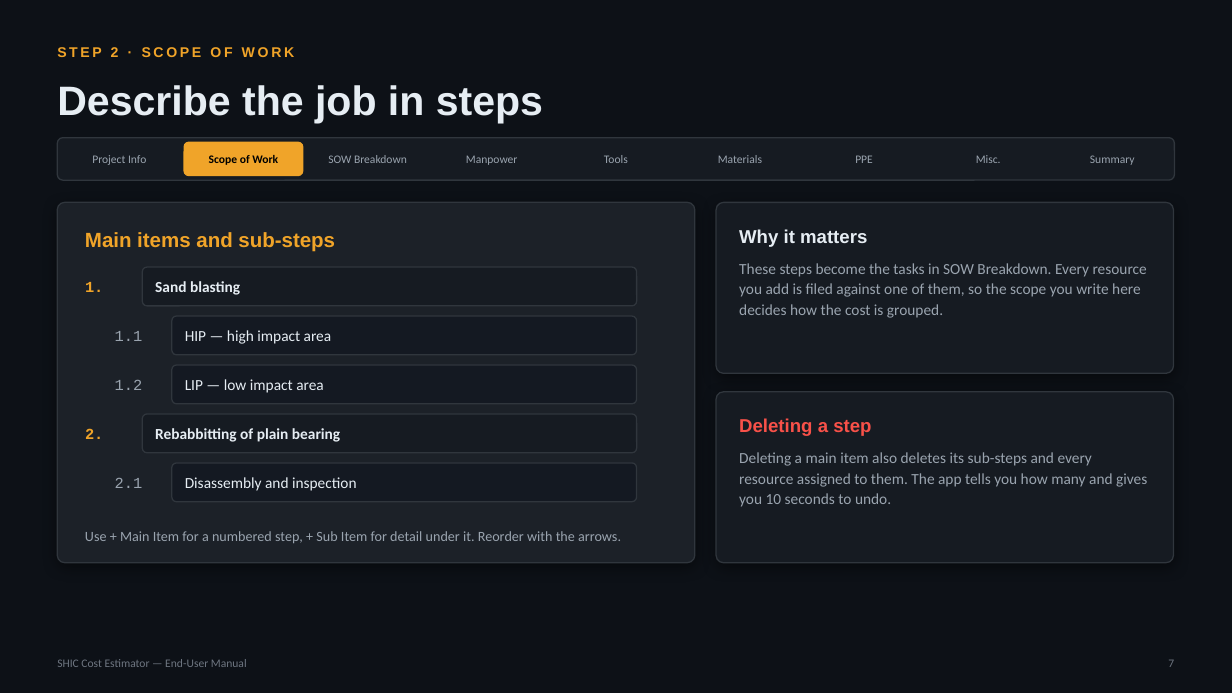
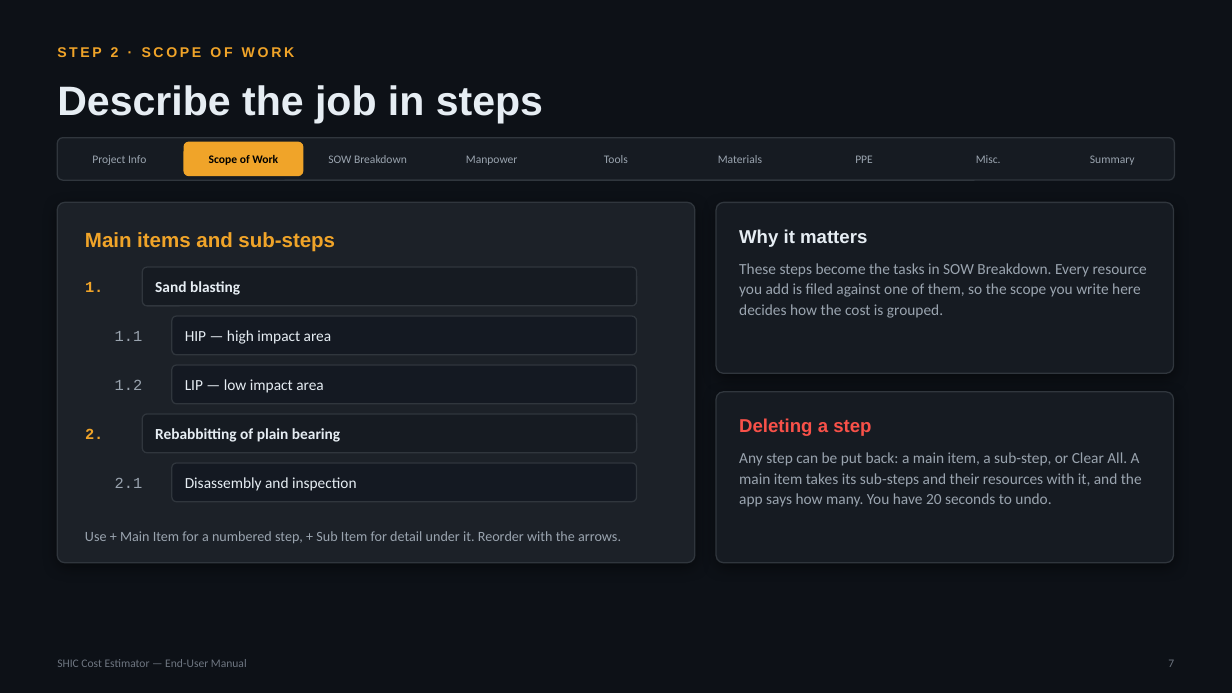
Before and after one commit to SYNERCORE/CostEstimation, a slide deck: slide 7 of docs/SHIC-Cost-Estimator-User-Manual.pptx. Drawn at 1232x693 pixels with LibreOffice and Linux fonts; fonts in the diff are those of the drawing. Boxes give left, top, right and bottom in pixels: in the first picture for what was removed or moved away, otherwise in the second. Text is boxed around its words. In the diff, an @@ line names an element or a change of style, - is before the commit and + after.

```diff
--- a/docs/SHIC-Cost-Estimator-User-Manual.pptx
+++ b/docs/SHIC-Cost-Estimator-User-Manual.pptx
@@ text at (x1=739, y1=452, x2=1142, y2=507): text changed @@
-Deleting a main item also deletes its sub-steps and every resource assigned to them. The app tells you how many and gives you 10 seconds to undo.
+Any step can be put back: a main item, a sub-step, or Clear All. A main item takes its sub-steps and their resources with it, and the app says how many. You have 20 seconds to undo.
```
Also in this commit, not shown: 16 other slides changed, 2 slides added.
